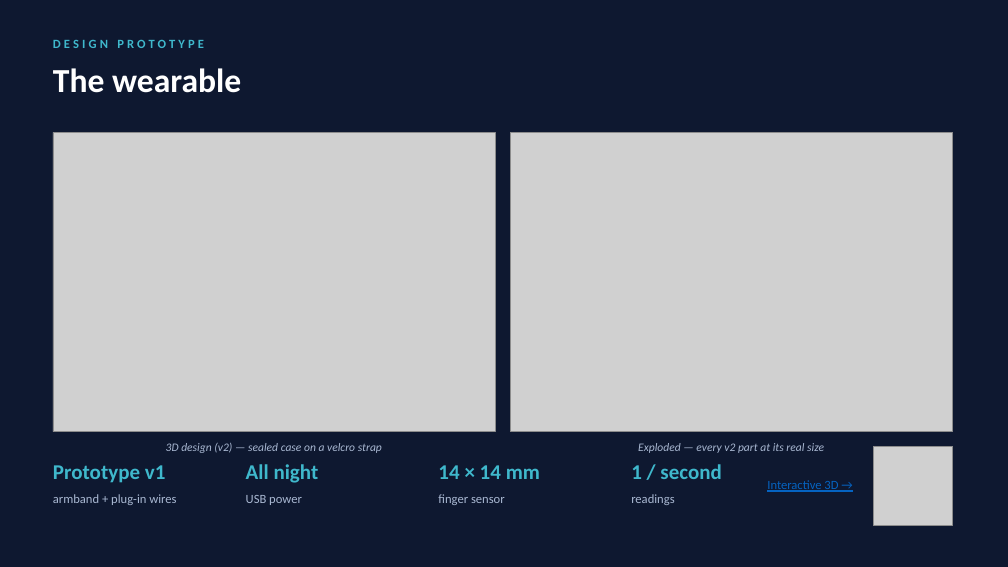
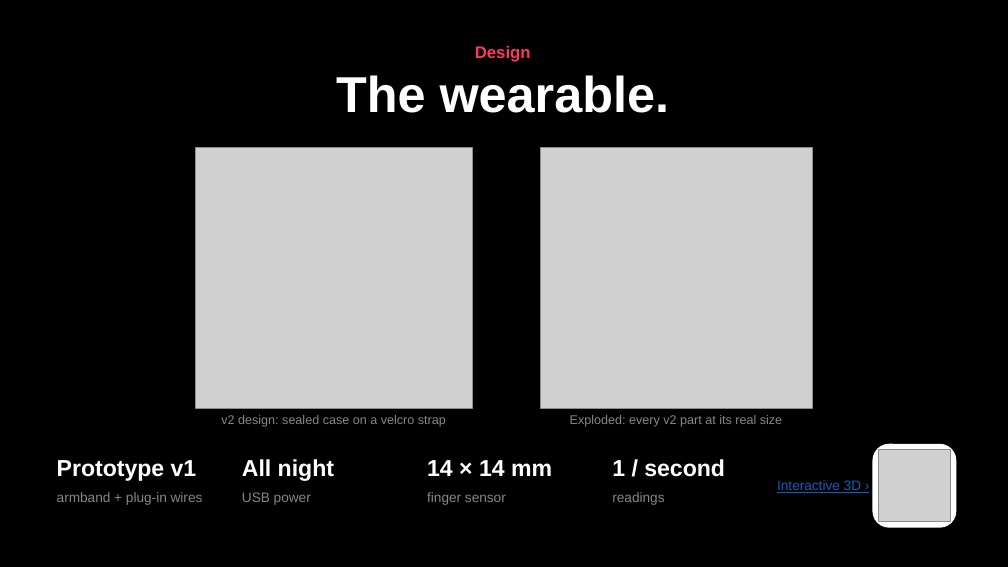
Before and after one commit to gabrielamamanestudent-wq/teetomivV2, a slide deck: slide 4 of science-fair/night-signal/Night_Signal_Presentation.pptx. Drawn at 1008x567 pixels with LibreOffice and Linux fonts; fonts in the diff are those of the drawing; grey boxes stand for pictures. Boxes give left, top, right and bottom in pixels: in the first picture for what was removed or moved away, otherwise in the second. Text is boxed around its words. In the diff, an @@ line names an element or a change of style, - is before the commit and + after.

```diff
--- a/science-fair/night-signal/Night_Signal_Presentation.pptx
+++ b/science-fair/night-signal/Night_Signal_Presentation.pptx
@@ background #0E1830 to #000000 @@
@@ text at (x1=475, y1=46, x2=531, y2=62): text changed; size 12 to 16 pt; font Calibri to Arial; text colour #3FB8CC to #FF375F @@
-DESIGN PROTOTYPE
+Design
@@ text at (x1=336, y1=75, x2=669, y2=113): text changed; size 32 to 48 pt; font Calibri to Arial @@
-The wearable
+The wearable.
@@ picture resized from (x1=53, y1=132, x2=495, y2=432) to (x1=196, y1=147, x2=473, y2=408) @@
@@ picture resized from (x1=510, y1=132, x2=953, y2=432) to (x1=540, y1=147, x2=812, y2=408) @@
@@ vertical alignment middle to top in 3 elements at (x1=570, y1=415, x2=782, y2=427), (x1=475, y1=46, x2=531, y2=62), (x1=221, y1=415, x2=446, y2=427) @@
@@ text at (x1=221, y1=415, x2=446, y2=427): text changed; size 11 to 12 pt; font Calibri to Arial; text colour #A9B8D2 to #86868B; italic off @@
-3D design (v2) — sealed case on a velcro strap
+v2 design: sealed case on a velcro strap
@@ text at (x1=570, y1=415, x2=782, y2=427): text changed; size 11 to 12 pt; font Calibri to Arial; text colour #A9B8D2 to #86868B; italic off @@
-Exploded — every v2 part at its real size
+Exploded: every v2 part at its real size
@@ rounded rectangle added at (x1=873, y1=444, x2=957, y2=528), fill #FFFFFF @@
@@ text "14 × 14 mm" moved from (x1=438, y1=465, x2=540, y2=479) to (x1=427, y1=460, x2=552, y2=476) @@
@@ size 20 to 22 pt, font Calibri to Arial, text colour #3FB8CC to #FFFFFF; vertical alignment middle to top in 4 elements at (x1=57, y1=460, x2=197, y2=481), (x1=242, y1=459, x2=334, y2=481), (x1=427, y1=460, x2=552, y2=476), (x1=612, y1=459, x2=725, y2=477) @@
@@ text "1 / second" moved from (x1=631, y1=464, x2=722, y2=479) to (x1=612, y1=459, x2=725, y2=477) @@
@@ picture resized from (x1=873, y1=446, x2=953, y2=526) to (x1=879, y1=450, x2=951, y2=522) @@
@@ text "finger sensor" moved from (x1=438, y1=494, x2=505, y2=505) to (x1=427, y1=492, x2=506, y2=505) @@
@@ size 12 to 13 pt, font Calibri to Arial, text colour #A9B8D2 to #86868B; vertical alignment middle to top in 4 elements at (x1=57, y1=492, x2=203, y2=505), (x1=242, y1=492, x2=311, y2=505), (x1=427, y1=492, x2=506, y2=505), (x1=612, y1=492, x2=664, y2=505) @@
@@ text "readings" moved from (x1=631, y1=494, x2=674, y2=505) to (x1=612, y1=492, x2=664, y2=505) @@
@@ text at (x1=777, y1=480, x2=861, y2=493): text changed; size 12 to 13 pt; font Calibri to Arial @@
-Interactive 3D →
+Interactive 3D ›
```
Also in this commit, not shown: 18 other slides changed, 7 other files.
